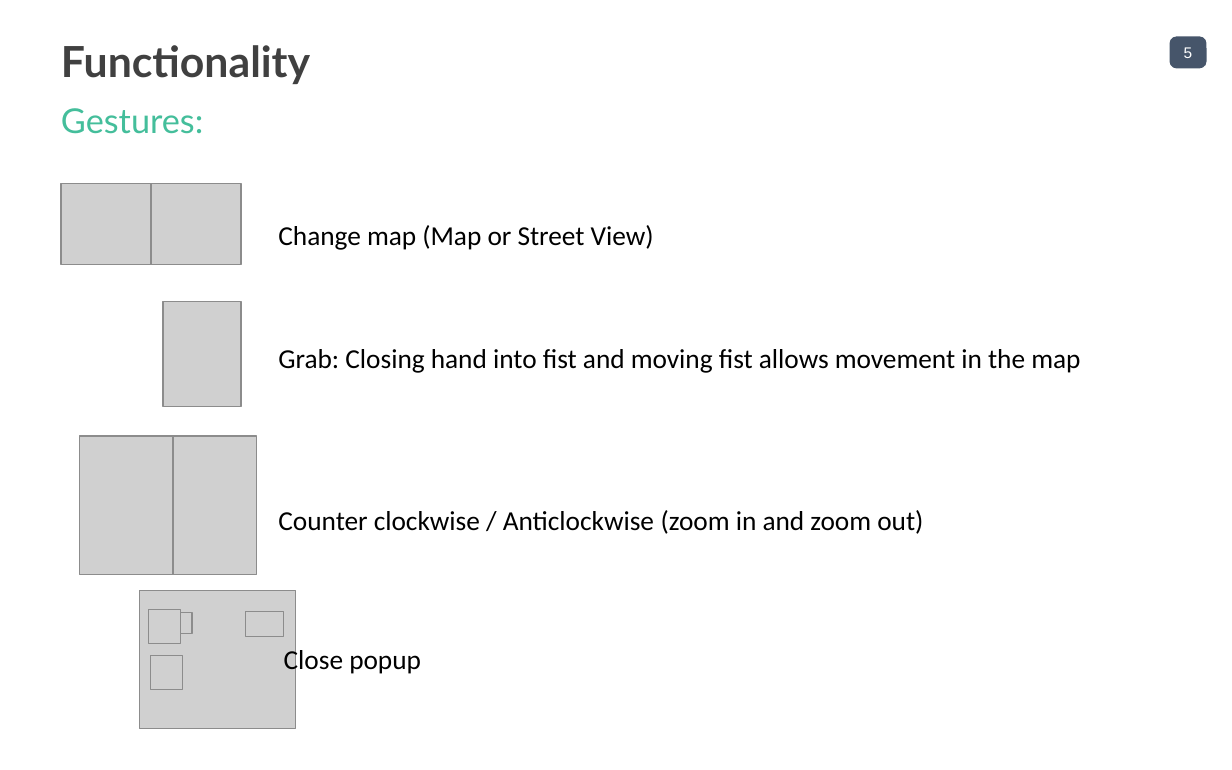
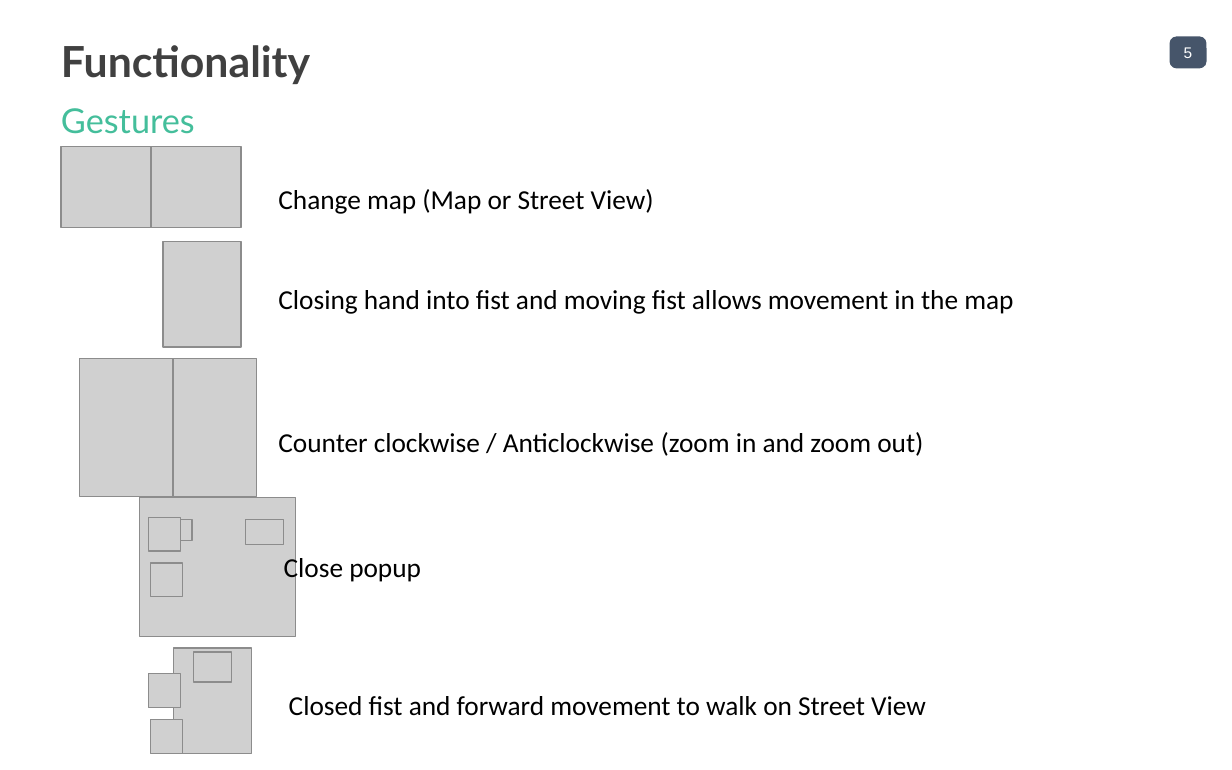
Before and after one commit to PedroHOMota/4Year_GESTURE_BASED_UI_DEVELOPMENT, a slide deck: slide 5 of Presentation - Project.pptx. Drawn at 1232x770 pixels with LibreOffice and Linux fonts; fonts in the diff are those of the drawing; grey boxes stand for pictures. Boxes give left, top, right and bottom in pixels: in the first picture for what was removed or moved away, otherwise in the second. Text is boxed around its words. In the diff, an @@ line names an element or a change of style, - is before the commit and + after.

```diff
--- a/Presentation - Project.pptx
+++ b/Presentation - Project.pptx
@@ text at (61,108,195,134): text changed @@
-Gestures:
+Gestures
@@ 2 pictures, 1 text: place and size @@
-2 pictures, 1 text at (60,184,654,265)
+2 pictures, 1 text at (60,147,654,228)
@@ picture: place and size @@
-picture at (163,302,240,407)
+picture at (163,241,240,346)
@@ text at (278,290,1013,314): text changed @@
-Grab: Closing hand into fist and moving fist allows movement in the map
+Closing hand into fist and moving fist allows movement in the map
@@ picture: place and size @@
-picture at (79,436,172,574)
+picture at (79,359,172,496)
@@ picture: place and size @@
-picture at (163,436,256,574)
+picture at (163,359,256,496)
@@ text "Counter clockwise / Anticlockwise (zoom ...": place and size @@
-text "Counter clockwise / Anticlockwise (zoom ..." at (278,510,923,534)
+text "Counter clockwise / Anticlockwise (zoom ..." at (278,432,923,456)
@@ picture: place and size @@
-picture at (149,610,181,644)
+picture at (149,517,181,552)
@@ 4 pictures: place and size @@
-4 pictures at (139,590,296,728)
+4 pictures at (139,498,296,636)
@@ text "Close popup": place and size @@
-text "Close popup" at (284,646,421,675)
+text "Close popup" at (284,554,421,583)
@@ group added at (149,648,251,754): 4 pictures @@
@@ text added at (289,696,926,716), 16 pt, text #000000 @@
+Closed fist and forward movement to walk on Street View
```
Also in this commit, not shown: 1 other slide changed, 11 other files.
